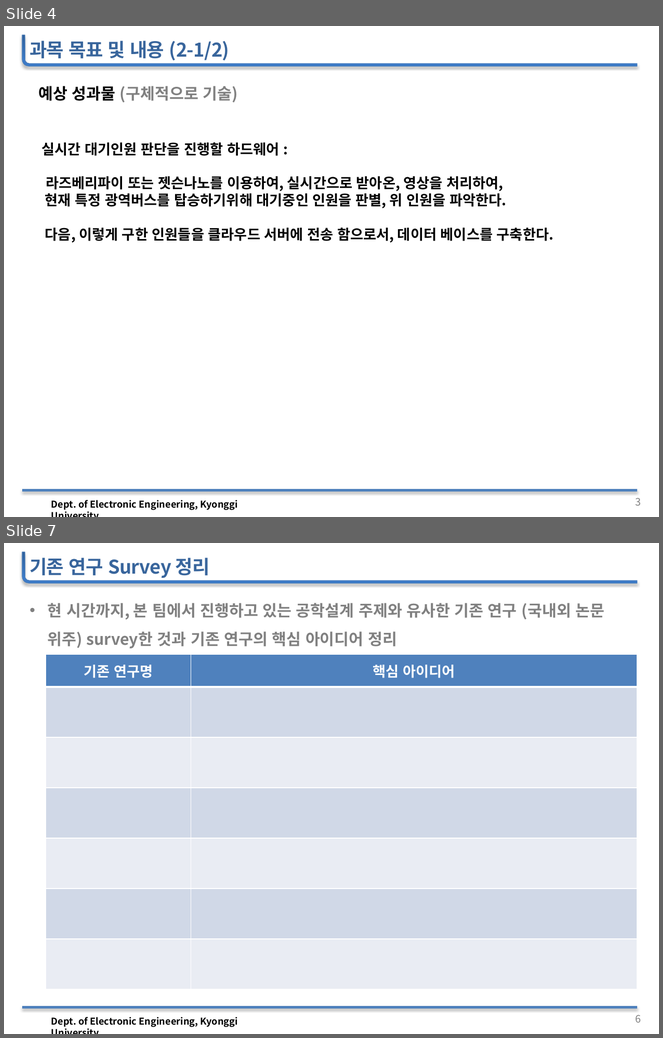
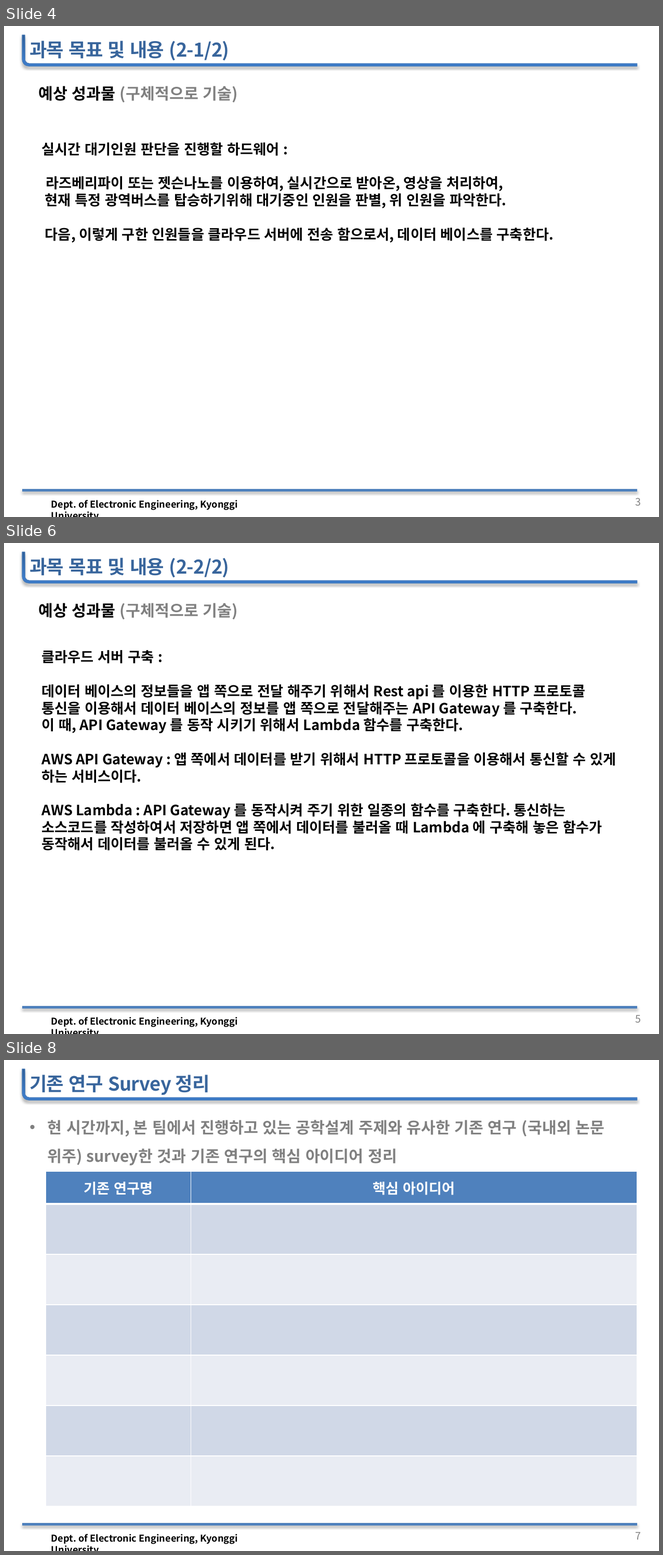
Before and after one commit to woojin1027/THE-FACO, a slide deck: 공학설계 자료/공학설계_중간보고_발표자료.pptx. Shown one above the other, each under a label of ours: slides 4 and 7 before the commit, slides 4, 6 and 8 after it; the slides between them are not shown. The pictures are 663x1038 and 663x1555 pixels, drawn with LibreOffice and Linux fonts; fonts in the diff are those of the drawing; background and template pictures are left out. Boxes give left, top, right and bottom in pixels: in the first picture for what was removed or moved away, otherwise in the second. Text is boxed around its words. In the diff, an @@ line names an element or a change of style, - is before the commit and + after.

```diff
--- a/공학설계 자료/공학설계_중간보고_발표자료.pptx
+++ b/공학설계 자료/공학설계_중간보고_발표자료.pptx
@@ slide 6 added at [4,543,659,1034], background #FFFFFF; not listed: 4 template elements that a slide beside it also shows @@
@@ text added at [29,558,230,577], 24 pt, text #38659C, bold @@
+과목 목표 및 내용 (2-2/2)
@@ text added at [38,603,237,619], 20 pt, text #808080, bold @@
+예상 성과물 (구체적으로 기술)
@@ text added at [42,650,616,851], 18 pt, text #000000, bold @@
+클라우드 서버 구축 :
+데이터 베이스의 정보들을 앱 쪽으로 전달 해주기 위해서 Rest api 를 이용한 HTTP 프로토콜 통신을 이용해서 데이터 베이스의 정보를 앱 쪽으로 전달해주는 API Gateway 를 구축한다.
+이 때, API Gateway 를 동작 시키기 위해서 Lambda 함수를 구축한다.
+AWS API Gateway : 앱 쪽에서 데이터를 받기 위해서 HTTP 프로토콜을 이용해서 통신할 수 있게 하는 서비스이다.
+AWS Lambda : API Gateway 를 동작시켜 주기 위한 일종의 함수를 구축한다. 통신하는 소스코드를 작성하여서 저장하면 앱 쪽에서 데이터를 불러올 때 Lambda 에 구축해 놓은 함수가 동작해서 데이터를 불러올 수 있게 된다.
@@ what was slide 7 is now slide 8 @@
@@ page number at [635,1532,641,1540]: text changed @@
-6
+7
```
Also in this commit, not shown: 4 slides changed, 1 other file.
